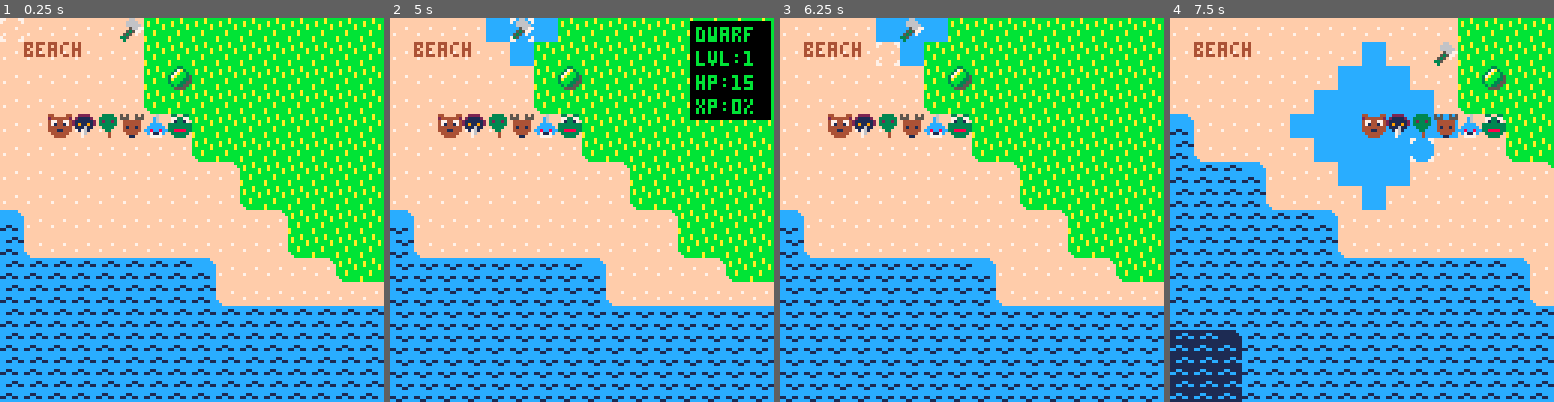
Above: before the commit, frames 1-4 (left to right).
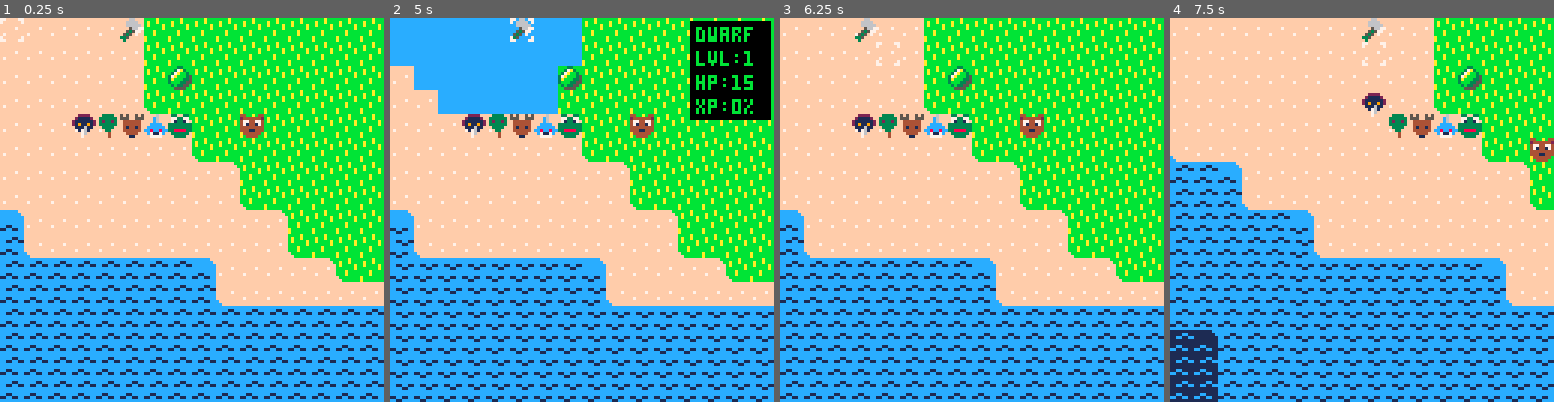
Above: after the commit, the same moments.

Repository: cstephen/PICO-8-Tactics
Game: PICO-8 cartridge tactics.p8
Same seed, same stepped clock (60 frames per second), same inputs: the game is played once before the commit and once after it.
Inputs:
- Up to frame 1 (0.25 s): no input
- Up to frame 2 (5 s): tap X (X key) at 0.33, 1.07, 1.85, 2.97, 4.08 s; tap O (Z key) at 0.7, 1.7, 2.1, 2.5, 2.9, 3.3, 3.7, 4.1, 4.5, 4.9 s; hold Right 1.6-2.1 s; hold Up 2.15-2.42 s; hold Right 2.47-3.03 s; hold Left 3.08-3.58 s; hold Down 3.63-3.97 s; hold Right 4.02-4.68 s; hold Up from 4.73 s (still down)
- Up to frame 3 (6.25 s): release Up at 5.03 s; hold Left 5.08-5.68 s; tap X (X key) at 5.2 s; tap O (Z key) at 5.3, 5.7, 6.1 s; hold Down 5.73-6.03 s; hold Right from 6.08 s (still down)
- Up to frame 4 (7.5 s): tap X (X key) at 6.32, 7.43 s; tap O (Z key) at 6.5, 6.9, 7.3 s; release Right at 6.58 s; hold Right 6.63-7.13 s; hold Up 7.18-7.45 s

The runs differ from the first frame. In frame 1, 1.0% of the frame differs, in the area x 6-69%, y 6-32%; in frame 2, 9.6%; in frame 3, 6.8%; in frame 4, 22%, in the area x 0-100%, y 0-100%.

Commit message:
Units can now move varying numbers of spaces depending on terrain type.

Diff:
--- a/tactics.p8
+++ b/tactics.p8
@@ -104,7 +104,16 @@
     maxhp = 0,
     hp = 0,
     might = 0,
-    speed = 0
+    speed = 0,
+    terrain = {
+      grass = 1,
+      beach = 1,
+      water = 1,
+      deepwater = 1,
+      sand = 1,
+      bridge = 1,
+      obstacle = 0
+    }
   },
   dwarf = {
     basehp = 15,
@@ -118,7 +127,16 @@
     maxhp = 0,
     hp = 0,
     might = 0,
-    speed = 0
+    speed = 0,
+    terrain = {
+      grass = 2,
+      beach = 5,
+      water = 1,
+      deepwater = 1,
+      sand = 1,
+      bridge = 1,
+      obstacle = 0
+    }
   },
   lancer = {
     basehp = 10,
@@ -132,7 +150,16 @@
     maxhp = 0,
     hp = 0,
     might = 0,
-    speed = 0
+    speed = 0,
+    terrain = {
+      grass = 1,
+      beach = 1,
+      water = 1,
+      deepwater = 1,
+      sand = 1,
+      bridge = 1,
+      obstacle = 0
+    }
   },
   archer = {
     basehp = 5,
@@ -146,12 +173,21 @@
     maxhp = 0,
     hp = 0,
     might = 0,
-    speed = 0
+    speed = 0,
+    terrain = {
+      grass = 0.25,
+      beach = 1,
+      water = 1,
+      deepwater = 1,
+      sand = 1,
+      bridge = 1,
+      obstacle = 0
+    }
   },
   bear = {
     basehp = 10,
     basemight = 3,
-    basespeed = 3,
+    basespeed = 1,
     levelhp = 2,
     levelmight = 2,
     levelspeed = 2,
@@ -160,7 +196,16 @@
     maxhp = 0,
     hp = 0,
     might = 0,
-    speed = 0
+    speed = 0,
+    terrain = {
+      grass = 2,
+      beach = 1,
+      water = 1,
+      deepwater = 1,
+      sand = 1,
+      bridge = 1,
+      obstacle = 0
+    }
   },
   wolf = {
     basehp = 5,
@@ -174,7 +219,16 @@
     maxhp = 0,
     hp = 0,
     might = 0,
-    speed = 0
+    speed = 0,
+    terrain = {
+      grass = 1,
+      beach = 1,
+      water = 1,
+      deepwater = 1,
+      sand = 1,
+      bridge = 1,
+      obstacle = 0
+    }
   },
   raven = {
     basehp = 2,
@@ -188,7 +242,16 @@
     maxhp = 0,
     hp = 0,
     might = 0,
-    speed = 0
+    speed = 0,
+    terrain = {
+      grass = 1,
+      beach = 1,
+      water = 1,
+      deepwater = 1,
+      sand = 1,
+      bridge = 1,
+      obstacle = 0
+    }
   },
   snake = {
     basehp = 1,
@@ -202,7 +265,16 @@
     maxhp = 0,
     hp = 0,
     might = 0,
-    speed = 0
+    speed = 0,
+    terrain = {
+      grass = 1,
+      beach = 1,
+      water = 1,
+      deepwater = 1,
+      sand = 1,
+      bridge = 1,
+      obstacle = 0
+    }
   },
   deer = {
     basehp = 4,
@@ -216,7 +288,16 @@
     maxhp = 0,
     hp = 0,
     might = 0,
-    speed = 0
+    speed = 0,
+    terrain = {
+      grass = 1,
+      beach = 1,
+      water = 1,
+      deepwater = 1,
+      sand = 1,
+      bridge = 1,
+      obstacle = 0
+    }
   },
   shark = {
     basehp = 4,
@@ -230,7 +311,16 @@
     maxhp = 0,
     hp = 0,
     might = 0,
-    speed = 0
+    speed = 0,
+    terrain = {
+      grass = 1,
+      beach = 1,
+      water = 1,
+      deepwater = 1,
+      sand = 1,
+      bridge = 1,
+      obstacle = 0
+    }
   },
   frog = {
     basehp = 2,
@@ -244,7 +334,16 @@
     maxhp = 0,
     hp = 0,
     might = 0,
-    speed = 0
+    speed = 0,
+    terrain = {
+      grass = 1,
+      beach = 1,
+      water = 1,
+      deepwater = 1,
+      sand = 1,
+      bridge = 1,
+      obstacle = 0
+    }
   }
 }
 
@@ -284,11 +383,12 @@
   gridclear(g_bg, {sprite = 0})
   gridclear(g_breadcrumbs, {})
   gridclear(g_typemask, "neutral")
+  gridclear(g_terrain, "obstacle")
 
   processterrain()
 
   add(g_units.good, createunit("dwarf", 1, "good", 23, 0))
-  add(g_units.evil, createunit("bear", 1, "evil", 20, 4))
+  add(g_units.evil, createunit("bear", 1, "evil", 28, 4))
   add(g_units.evil, createunit("raven", 1, "evil", 21, 4))
   add(g_units.evil, createunit("snake", 1, "evil", 22, 4))
   add(g_units.evil, createunit("deer", 1, "evil", 23, 4))
@@ -330,8 +430,6 @@
   if g_battleanimation != nil then
     battleanimate()
   end
-
-  print(g_terrain[g_select.x][g_select.y], 8, 8, 4)
 end
 
 function processterrain()
@@ -402,7 +500,7 @@
       and g_chosen.alignment == "good"
       and g_chosen.actionover == false then
         g_moving = "player"
-        g_spaces = exploremoves(g_chosen.x, g_chosen.y, {"good", "neutral"}, {"obstacle", "evil"})
+        g_spaces = exploremoves(g_chosen.x, g_chosen.y, {"good", "neutral"}, {"obstacle", "evil"}, false)
       end
     elseif g_moving == "player"
     and g_attacking == false
@@ -441,7 +539,7 @@
       g_back = true
       gridclear(g_bg, {sprite = 0})
       move(g_lastspace.x, g_lastspace.y, {"good", "neutral"}, {"evil"})
-      g_spaces = exploremoves(g_chosen.x, g_chosen.y, {"good", "neutral"}, {"obstacle", "evil"})
+      g_spaces = exploremoves(g_chosen.x, g_chosen.y, {"good", "neutral"}, {"obstacle", "evil"}, true)
       g_moving = "player"
       g_attacking = false
     end
@@ -470,7 +568,7 @@
 function movespace()
   for space in all(g_spaces) do
     if g_typemask[space.x][space.y] == "neutral" then
-      local attackspaces = minmaxrange(space.x, space.y, g_chosen.attackmin, g_chosen.attackmax, nil, nil, {"good"}, {}, false)
+      local attackspaces = minmaxrange(space.x, space.y, g_chosen.attackmin, g_chosen.attackmax, nil, nil, {"good"}, {}, false, false)
       if #attackspaces == 1 then
         return space
       end
@@ -583,8 +681,8 @@
         end
 
         g_chosen = unit
-        local comrades = minmaxrange(g_chosen.x, g_chosen.y, 0, 6, nil, nil, {"evil"}, {}, false)
-        g_spaces = exploremoves(g_chosen.x, g_chosen.y, {"evil", "neutral"}, {"obstacle", "good"})
+        local comrades = minmaxrange(g_chosen.x, g_chosen.y, 0, g_chosen.basespeed, nil, nil, {"evil"}, {}, false, false)
+        g_spaces = exploremoves(g_chosen.x, g_chosen.y, {"evil", "neutral"}, {"obstacle", "good"}, false)
 
         if #comrades == 0 then
           g_select = towardcomrade(g_chosen)
@@ -1070,8 +1168,8 @@
   return found
 end
 
-function exploremoves(x, y, passable, obstacles)
-  return explorerange(g_chosen.x, g_chosen.y, g_chosen.speed, 254, passable, obstacles, true)
+function exploremoves(x, y, passable, obstacles, attacking)
+  return explorerange(g_chosen.x, g_chosen.y, g_chosen.speed, 254, passable, obstacles, true, attacking)
 end
 
 function moveanimate()
@@ -1166,7 +1264,7 @@
 end
 
 function exploreattacks(targets)
-  local attackspaces = minmaxrange(g_chosen.x, g_chosen.y, g_chosen.attackmin, g_chosen.attackmax, 0, 253, targets, {}, true)
+  local attackspaces = minmaxrange(g_chosen.x, g_chosen.y, g_chosen.attackmin, g_chosen.attackmax, 0, 253, targets, {}, true, true)
   if #attackspaces > 0 then
     if g_turn == "player" then
       g_attacking = "player"
@@ -1204,7 +1302,7 @@
     counteralignment = {"good"}
   end
 
-  local g_spaces = minmaxrange(g_enemy.x, g_enemy.y, g_enemy.attackmin, g_enemy.attackmax, 0, 253, counteralignment, {}, true)
+  local g_spaces = minmaxrange(g_enemy.x, g_enemy.y, g_enemy.attackmin, g_enemy.attackmax, 0, 253, counteralignment, {}, true, true)
 
   g_battleanimation.counterattack = false
   for space in all(g_spaces) do
@@ -1218,19 +1316,19 @@
   g_enemy.sprite = 0
 end
 
-function explorerange(x, y, steps, sprite, alignments, obstacles, storebreadcrumb)
+function explorerange(x, y, steps, sprite, alignments, obstacles, storebreadcrumb, attacking)
   g_valid = {}
   spaces = {}
-  return crawlspace(x, y, steps, sprite, alignments, obstacles, {}, storebreadcrumb, spaces)
-end
-
-function minmaxrange(x, y, min, max, minsprite, maxsprite, targets, obstacles, storebreadcrumb)
-  local maxspaces = explorerange(x, y, max, maxsprite, targets, obstacles, storebreadcrumb)
-  local minspaces = explorerange(x, y, min, minsprite, targets, obstacles, storebreadcrumb)
+  return crawlspace(x, y, steps, sprite, alignments, obstacles, {}, storebreadcrumb, spaces, attacking)
+end
+
+function minmaxrange(x, y, min, max, minsprite, maxsprite, targets, obstacles, storebreadcrumb, attacking)
+  local maxspaces = explorerange(x, y, max, maxsprite, targets, obstacles, storebreadcrumb, attacking)
+  local minspaces = explorerange(x, y, min, minsprite, targets, obstacles, storebreadcrumb, attacking)
   return subtractspaces(maxspaces, minspaces)
 end
 
-function crawlspace(x, y, steps, sprite, alignments, obstacles, breadcrumb, storebreadcrumb, spaces)
+function crawlspace(x, y, steps, sprite, alignments, obstacles, breadcrumb, storebreadcrumb, spaces, attacking)
   if g_valid[x] == nil then
     g_valid[x] = {}
   end
@@ -1267,19 +1365,43 @@
   end
 
   if validspace(x - 1, y, steps, obstacles) then
-    crawlspace(x - 1, y, steps - 1, sprite, alignments, obstacles, copy(breadcrumb), storebreadcrumb, spaces)
+    local movepoints = 1
+
+    if attacking == false then
+      movepoints = 1 / g_chosen.terrain[g_terrain[x-1][y]]
+    end
+
+    crawlspace(x - 1, y, steps - movepoints, sprite, alignments, obstacles, copy(breadcrumb), storebreadcrumb, spaces, attacking)
   end
 
   if validspace(x + 1, y, steps, obstacles) then
-    crawlspace(x + 1, y, steps - 1, sprite, alignments, obstacles, copy(breadcrumb), storebreadcrumb, spaces)
+    local movepoints = 1
+
+    if attacking == false then
+      movepoints = 1 / g_chosen.terrain[g_terrain[x+1][y]]
+    end
+
+    crawlspace(x + 1, y, steps - movepoints, sprite, alignments, obstacles, copy(breadcrumb), storebreadcrumb, spaces, attacking)
   end
 
   if validspace(x, y - 1, steps, obstacles) then
-    crawlspace(x, y - 1, steps - 1, sprite, alignments, obstacles, copy(breadcrumb), storebreadcrumb, spaces)
+    local movepoints = 1
+
+    if attacking == false then
+      movepoints = 1 / g_chosen.terrain[g_terrain[x][y-1]]
+    end
+
+    crawlspace(x, y - 1, steps - movepoints, sprite, alignments, obstacles, copy(breadcrumb), storebreadcrumb, spaces, attacking)
   end
 
   if validspace(x, y + 1, steps, obstacles) then
-    crawlspace(x, y + 1, steps - 1, sprite, alignments, obstacles, copy(breadcrumb), storebreadcrumb, spaces)
+    local movepoints = 1
+
+    if attacking == false then
+      movepoints = 1 / g_chosen.terrain[g_terrain[x][y+1]]
+    end
+
+    crawlspace(x, y + 1, steps - movepoints, sprite, alignments, obstacles, copy(breadcrumb), storebreadcrumb, spaces, attacking)
   end
 
   return spaces
